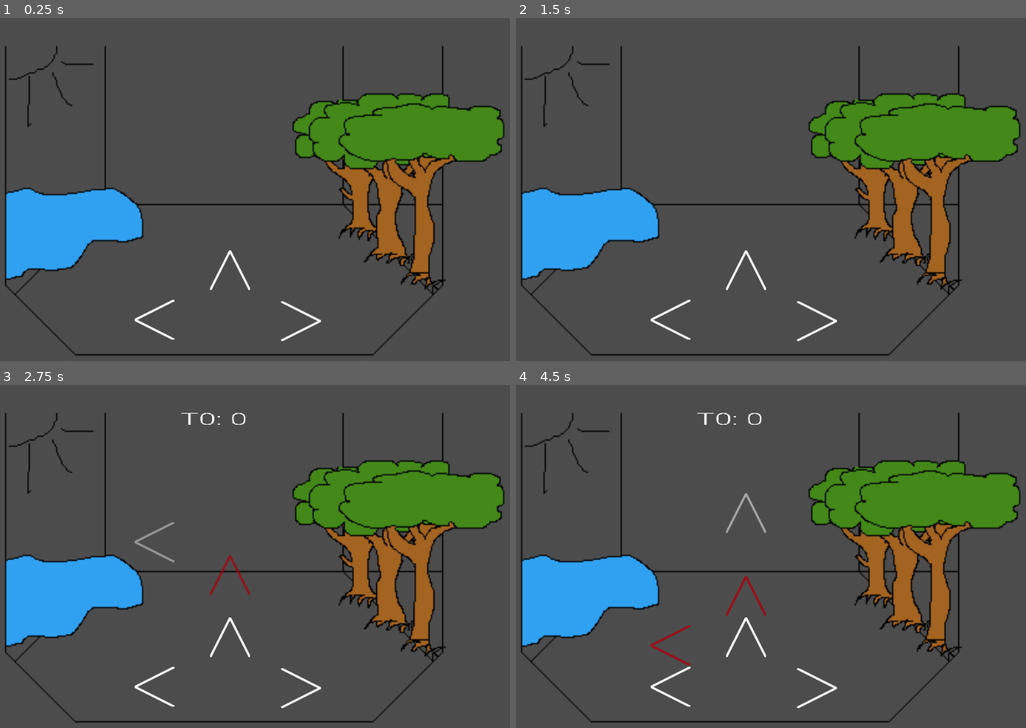
Above: before the commit, frames 1-4 (two rows, left to right).
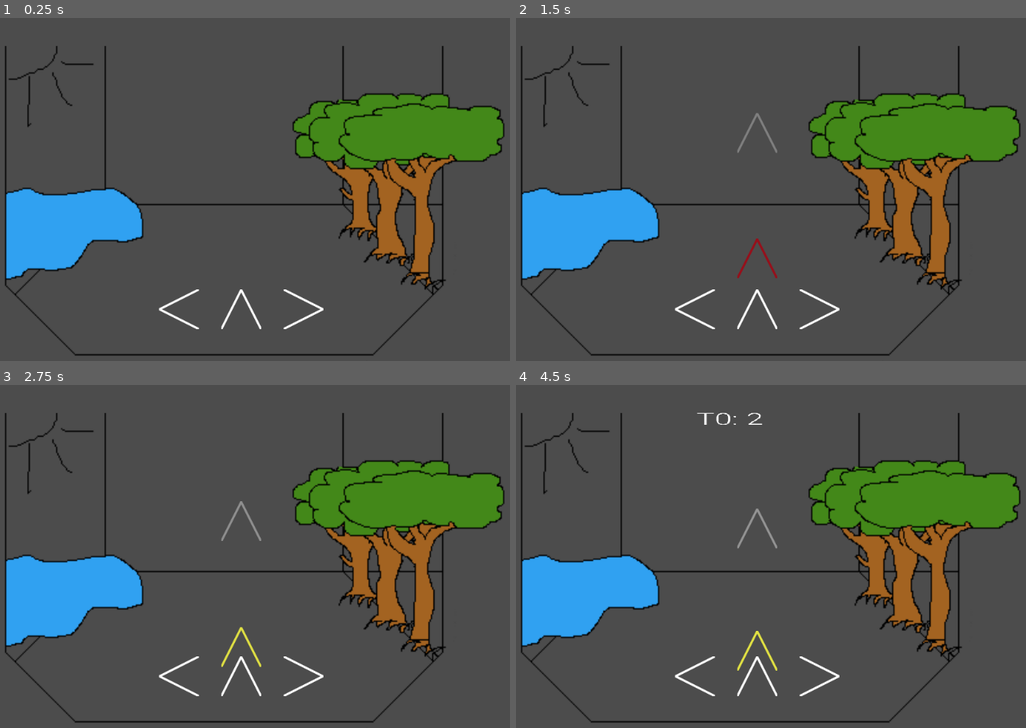
Above: after the commit, the same moments.

Repository: Sntx626/GameJam5
Game: Godot game, scene res://Scenes/MainScene.tscn
The game is run twice, just before and just after one commit, with the same random seed, the same clock (stepped at 60 frames per second) and the same inputs.
Inputs:
- Up to frame 1 (0.25 s): no input
- Up to frame 2 (1.5 s): tap Enter at 0.5 s; hold Right (A_right) 0.53-1.28 s; hold Left (A_left) from 1.28 s (still down)
- Up to frame 3 (2.75 s): release Left (A_left) at 2.03 s; hold Right (A_right) from 2.03 s (still down)
- Up to frame 4 (4.5 s): release Right (A_right) at 2.78 s; hold Up (A_up) 2.78-3.53 s; hold Left (A_left) from 3.53 s (still down)

The runs differ from the first frame. In frame 1, 0.8% of the frame differs, in the area x 26-64%, y 67-95%; in frame 2, 1.0%; in frame 3, 1.4%; in frame 4, 1.5%, in the area x 26-64%, y 8-95%.

Commit message:
Changed bpm

Diff:
--- a/Scenes/MainScene.gd
+++ b/Scenes/MainScene.gd
@@ -1,6 +1,6 @@
 extends Node2D
 
-var bpm = 90;
+var bpm = 52;
 var points = 0
 
 var klicker = null
--- a/Scenes/TemplateGhostArrow.gd
+++ b/Scenes/TemplateGhostArrow.gd
@@ -26,8 +26,21 @@
 		if (pressTime < stages_offset[i]):
 			return stages_points[i]
 	return 0;
+
+func interpolate1D(start, end, x):
+	return start*(1-x) + end*x;
+
+func interpolate2D(start1, end1, start2, end2, x, y):
+	var s = interpolate1D(start1, end1, x)
+	var t = interpolate1D(start2, end2, x)
+	return interpolate1D(s, t, y)
+
+
+
 func setStageColor():
 	var pressTime = abs(1-timeTraveld/time);
+	#if (pressTime  > stages_offset[stages_offset.size()] && pressTime < stages_offset[stages_offset.size()]+offset_time):
+
 	for i in range(stages_offset.size()):
 		if (pressTime < stages_offset[i]):
 			set_color(stages_color[i][0], stages_color[i][1], stages_color[i][2])
--- a/Scenes/UI.gd
+++ b/Scenes/UI.gd
@@ -1,12 +1,12 @@
 extends Node2D
-var templateUp =    "..    .    "
-var templateRight = "   .       "
-var templateLeft =  ".     ..   "
+var templateUp =    "."
+var templateRight = " "
+var templateLeft =  " "
 
-var bpm = 180;
-var showTime = 1000;
+var bpm = 104;
 
 var frequenz = 60000/bpm;
+var showTime = frequenz*2;
 
 
 var arrow_up_list = [];
--- a/Scenes/UI.tscn
+++ b/Scenes/UI.tscn
@@ -10,18 +10,18 @@
 layer = -5
 
 [node name="ArrowLeft" type="Sprite" parent="UI"]
-position = Vector2( 410.563, 517.093 )
+position = Vector2( 450, 500 )
 rotation = -1.5708
 scale = Vector2( 0.5, 0.5 )
 texture = ExtResource( 1 )
 
 [node name="ArrowRight" type="Sprite" parent="UI"]
-position = Vector2( 645.619, 519.047 )
+position = Vector2( 650, 500 )
 rotation = 1.5708
 scale = Vector2( 0.5, 0.5 )
 texture = ExtResource( 1 )
 
 [node name="ArrowTop" type="Sprite" parent="UI"]
-position = Vector2( 532.082, 437.268 )
+position = Vector2( 550, 500 )
 scale = Vector2( 0.5, 0.5 )
 texture = ExtResource( 1 )
--- a/Scenes/klicker.gd
+++ b/Scenes/klicker.gd
@@ -27,6 +27,7 @@
 	else:
 		currencies.append(0)
 		add_to_currency(tier, amount)
+	$Label.text = get_text()
 
 func add_to_buyer(tier:int, amount:int):
 	if tier < len(buyer):
@@ -34,19 +35,4 @@
 	else:
 		buyer.append(0)
 		add_to_buyer(tier, amount)
-
-func _on_T0_pressed():
-	add_to_currency(0, 1)
 	$Label.text = get_text()
-
-func _on_T1_pressed():
-	add_to_buyer(0,1)
-	$Label.text = get_text()
-
-func _on_T2_pressed():
-	add_to_currency(1, 1)
-	$Label.text = get_text()
-
-func _on_T3_pressed():
-	add_to_buyer(1,1)
-	$Label.text = get_text()
